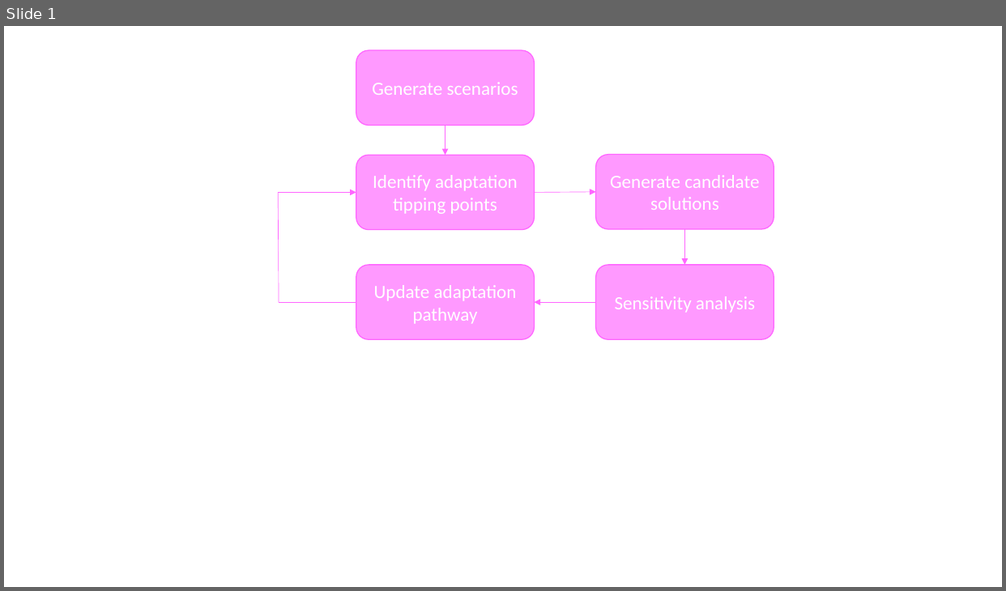
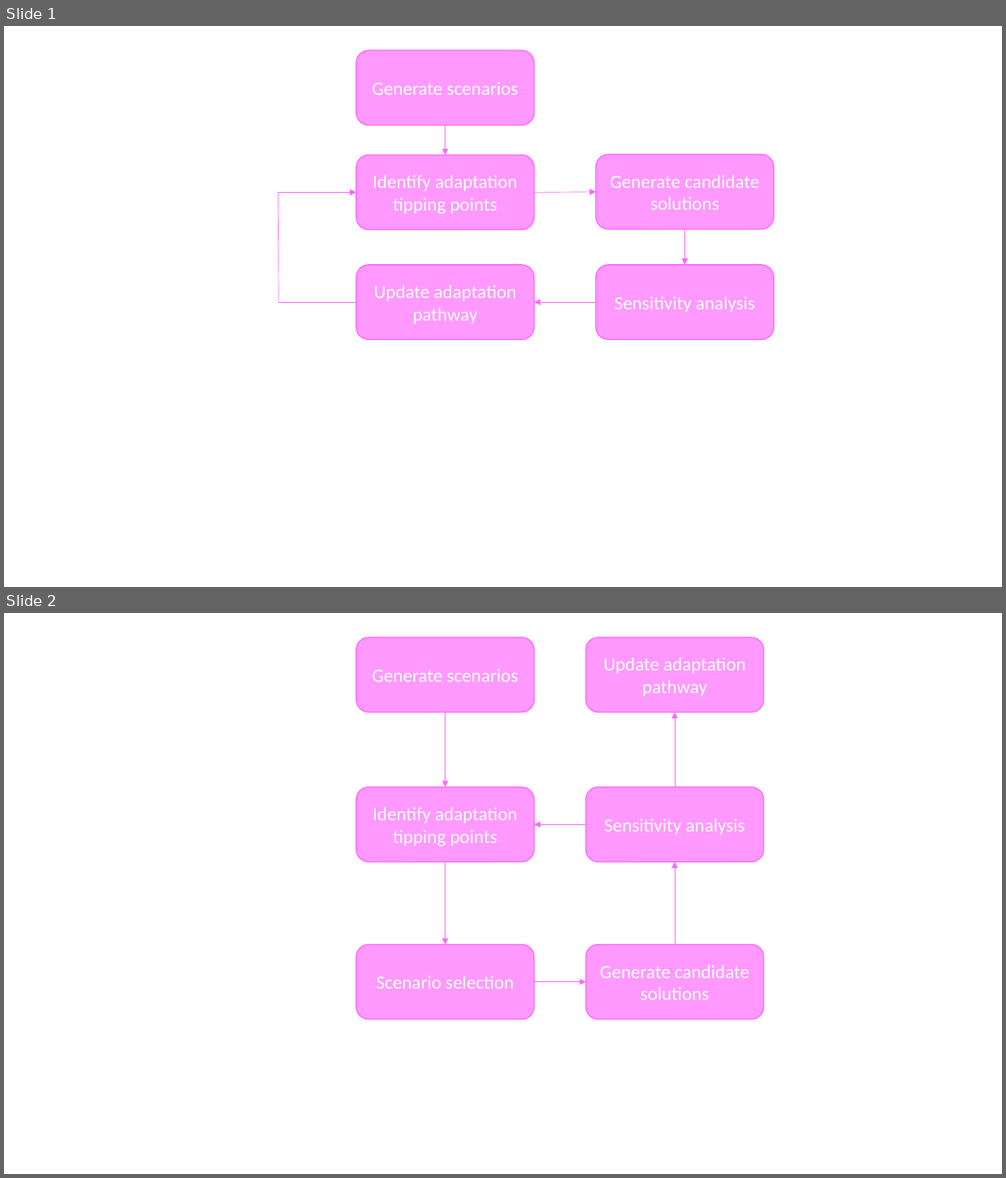
Before and after one commit to Lischip/FabiosDecisions, a slide deck: report/figures/flowchart.pptx. Shown one above the other, each under a label of ours: slide 1 before the commit, slides 1 and 2 after it. The pictures are 1006x591 and 1006x1178 pixels, drawn with LibreOffice and Linux fonts; fonts in the diff are those of the drawing. Boxes give left, top, right and bottom in pixels: in the first picture for what was removed or moved away, otherwise in the second. Text is boxed around its words. In the diff, an @@ line names an element or a change of style, - is before the commit and + after.

```diff
--- a/report/figures/flowchart.pptx
+++ b/report/figures/flowchart.pptx
@@ slide 2 added at bbox=[4, 613, 1002, 1174], background #FFFFFF @@
@@ rounded rectangle added at bbox=[356, 637, 535, 713], fill #FF99FF, outline #FF66FF 1 pt, 18 pt, text #FFFFFF @@
+Generate scenarios
@@ rounded rectangle added at bbox=[586, 637, 764, 713], fill #FF99FF, outline #FF66FF 1 pt, 18 pt, text #FFFFFF @@
+Update adaptation pathway
@@ arrow added from (445, 713) to (445, 787), #FF66FF 0.5 pt @@
@@ arrow added from (675, 787) to (675, 713), #FF66FF 0.5 pt @@
@@ rounded rectangle added at bbox=[356, 787, 535, 862], fill #FF99FF, outline #FF66FF 1 pt, 18 pt, text #FFFFFF @@
+Identify adaptation tipping points
@@ rounded rectangle added at bbox=[586, 787, 764, 862], fill #FF99FF, outline #FF66FF 1 pt, 18 pt, text #FFFFFF @@
+Sensitivity analysis
@@ arrow added from (586, 825) to (534, 825), #FF66FF 0.5 pt @@
@@ arrow added from (445, 862) to (445, 944), #FF66FF 0.5 pt @@
@@ arrow added from (675, 944) to (675, 862), #FF66FF 0.5 pt @@
@@ rounded rectangle added at bbox=[356, 944, 535, 1020], fill #FF99FF, outline #FF66FF 1 pt, 18 pt, text #FFFFFF @@
+Scenario selection
@@ rounded rectangle added at bbox=[586, 944, 764, 1020], fill #FF99FF, outline #FF66FF 1 pt, 18 pt, text #FFFFFF @@
+Generate candidate solutions
@@ arrow added from (534, 982) to (586, 982), #FF66FF 0.5 pt @@
```
Also in this commit, not shown: 1 other file.
